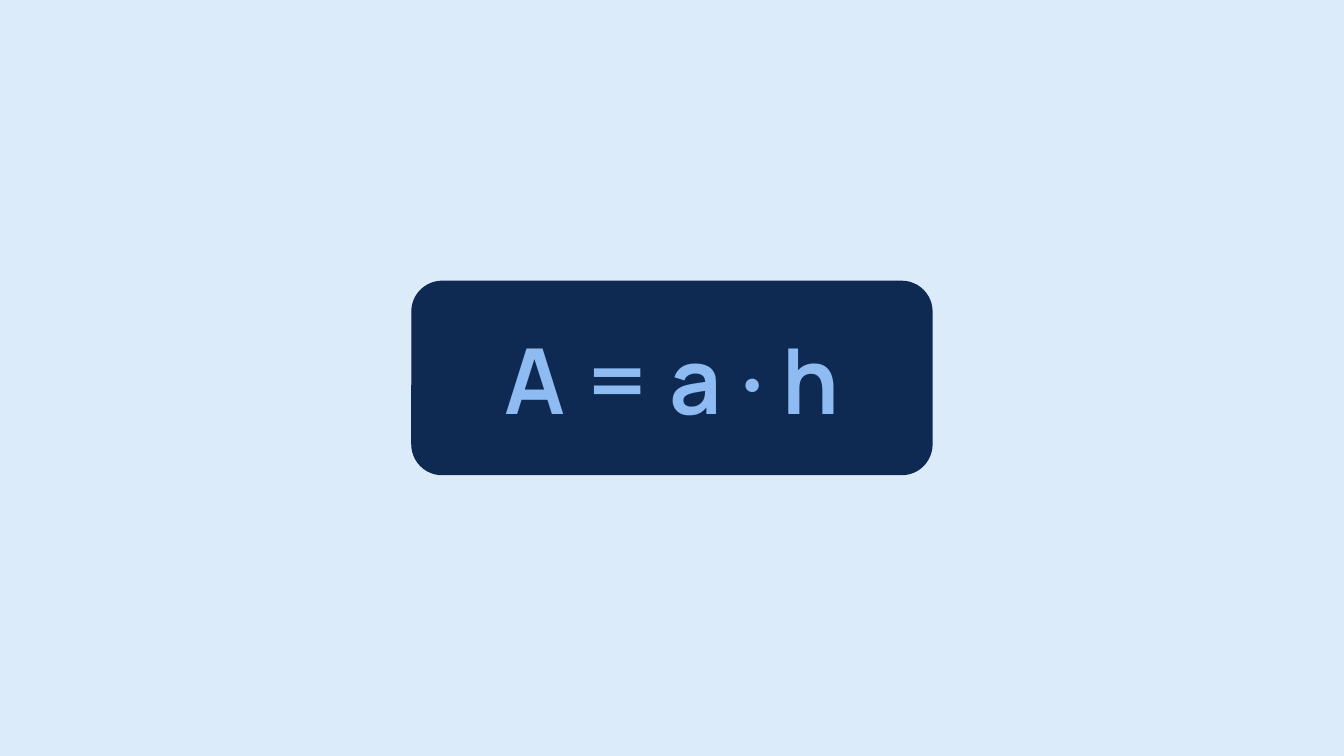
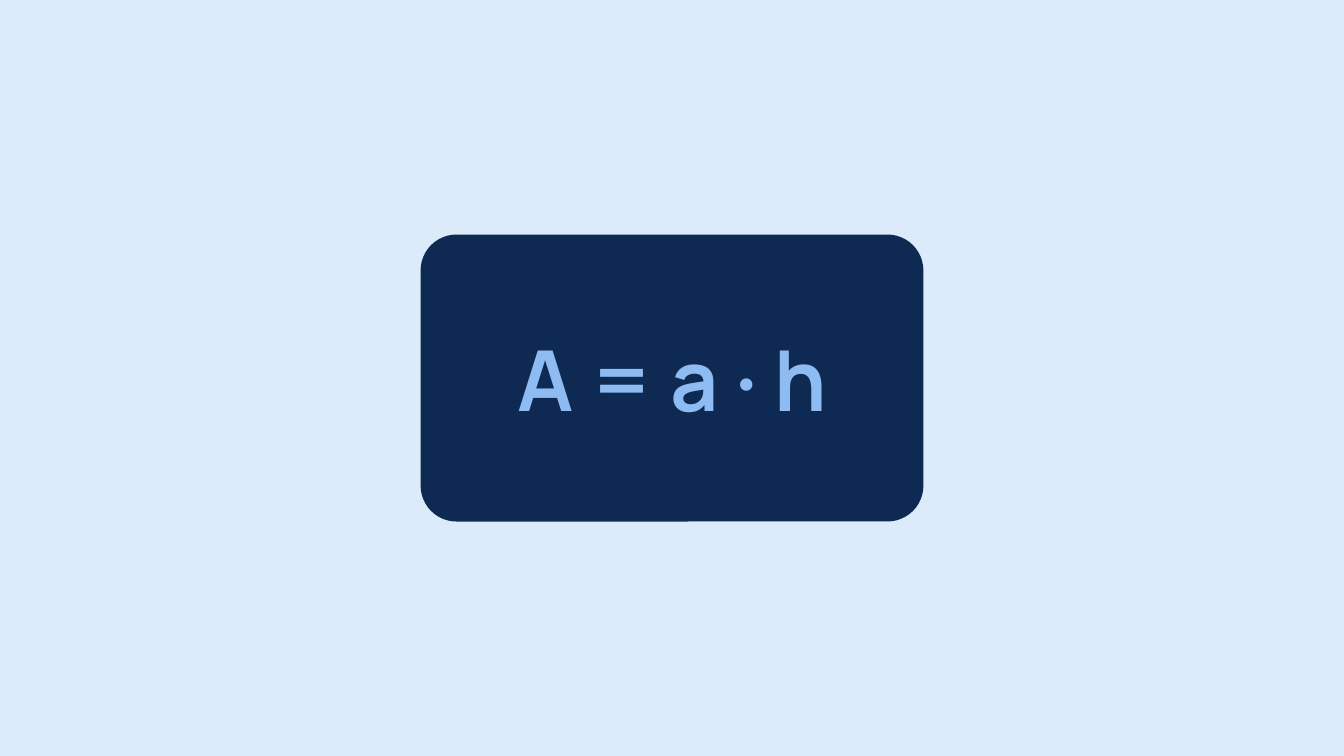
Before and after one commit to arminheske/claudecloud, a slide deck: slide 6 of videoslides/flaecheninhalt-formeln.pptx. Drawn at 1344x756 pixels with LibreOffice and Linux fonts; fonts in the diff are those of the drawing. Boxes give left, top, right and bottom in pixels: in the first picture for what was removed or moved away, otherwise in the second. Text is boxed around its words. In the diff, an @@ line names an element or a change of style, - is before the commit and + after.

```diff
--- a/videoslides/flaecheninhalt-formeln.pptx
+++ b/videoslides/flaecheninhalt-formeln.pptx
@@ rounded rectangle: place and size @@
-rounded rectangle at [412, 281, 933, 475]
+rounded rectangle at [421, 235, 923, 520]
@@ rounded rectangle at [421, 235, 923, 520]: proportions changed @@
@@ text "A = a · h": place and size @@
-text "A = a · h" at [504, 348, 840, 416]
+text "A = a · h" at [517, 350, 828, 412]
@@ text "A = a · h" at [517, 350, 828, 412]: size 65 to 60 pt @@
```
Also in this commit, not shown: 11 other slides changed, 13 other files.
